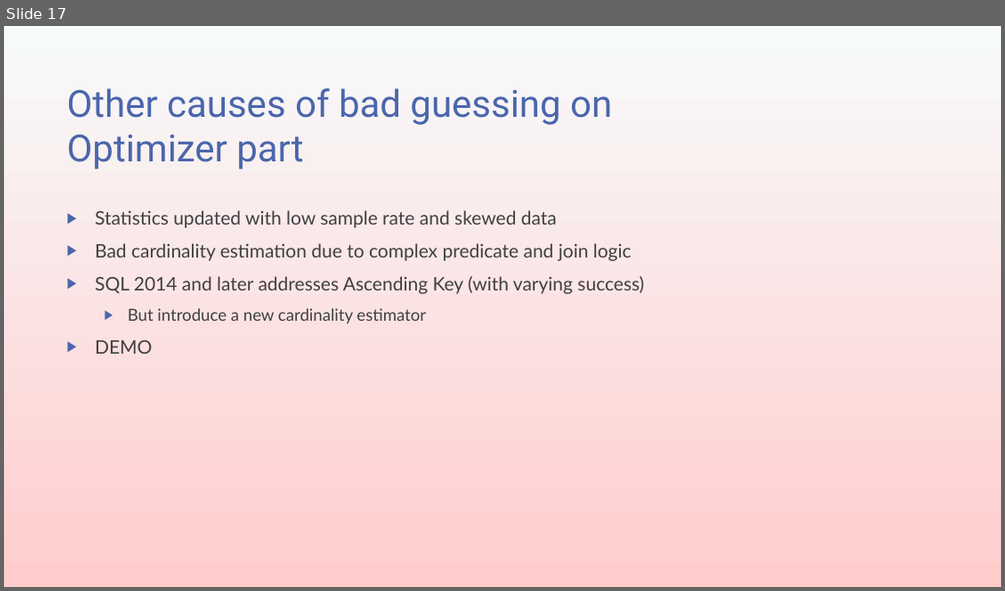
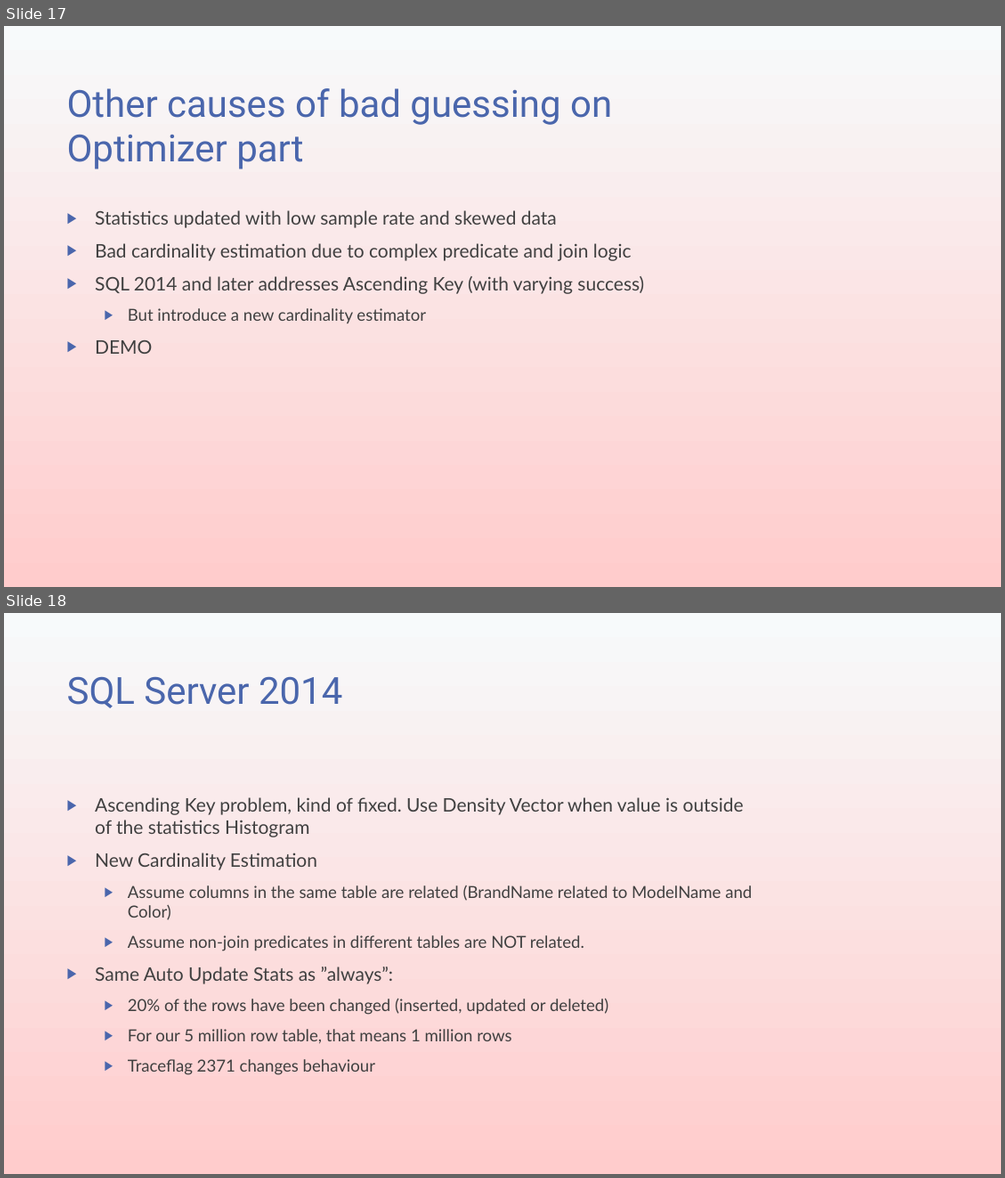
Before and after one commit to transmokopter/Presentations, a slide deck: Statistics an unreliable friend/SQL Saturday 971 Oslo - Statistics an unreliable friend/Statistics_An_Unreliable_Friend_Transmokopter.pptx. Shown one above the other, each under a label of ours: slide 17 before the commit, slides 17 and 18 after it. The pictures are 1005x591 and 1005x1178 pixels, drawn with LibreOffice and Linux fonts; fonts in the diff are those of the drawing; background and template pictures are left out. Boxes give left, top, right and bottom in pixels: in the first picture for what was removed or moved away, otherwise in the second. Text is boxed around its words. In the diff, an @@ line names an element or a change of style, - is before the commit and + after.

```diff
--- a/Statistics an unreliable friend/SQL Saturday 971 Oslo - Statistics an unreliable friend/Statistics_An_Unreliable_Friend_Transmokopter.pptx
+++ b/Statistics an unreliable friend/SQL Saturday 971 Oslo - Statistics an unreliable friend/Statistics_An_Unreliable_Friend_Transmokopter.pptx
@@ slide 18 added at bbox=[4, 613, 1001, 1174], background gradient #F7FAFB to #FFCCCC @@
@@ title added at bbox=[67, 676, 342, 708], 36 pt, text #4A66AC @@
+SQL Server 2014
@@ text added at bbox=[95, 797, 752, 1075], 16 pt, text #404040 @@
+▶ Ascending Key problem, kind of fixed. Use Density Vector when value is outside of the statistics Histogram
+▶ New Cardinality Estimation
+  ▶ Assume columns in the same table are related (BrandName related to ModelName and Color)
+  ▶ Assume non-join predicates in different tables are NOT related.
+▶ Same Auto Update Stats as ”always”:
+  ▶ 20% of the rows have been changed (inserted, updated or deleted)
+  ▶ For our 5 million row table, that means 1 million rows
+  ▶ Traceflag 2371 changes behaviour
```
Also in this commit, not shown: 5 slides changed, 3 other slides added, 2 slides removed.
